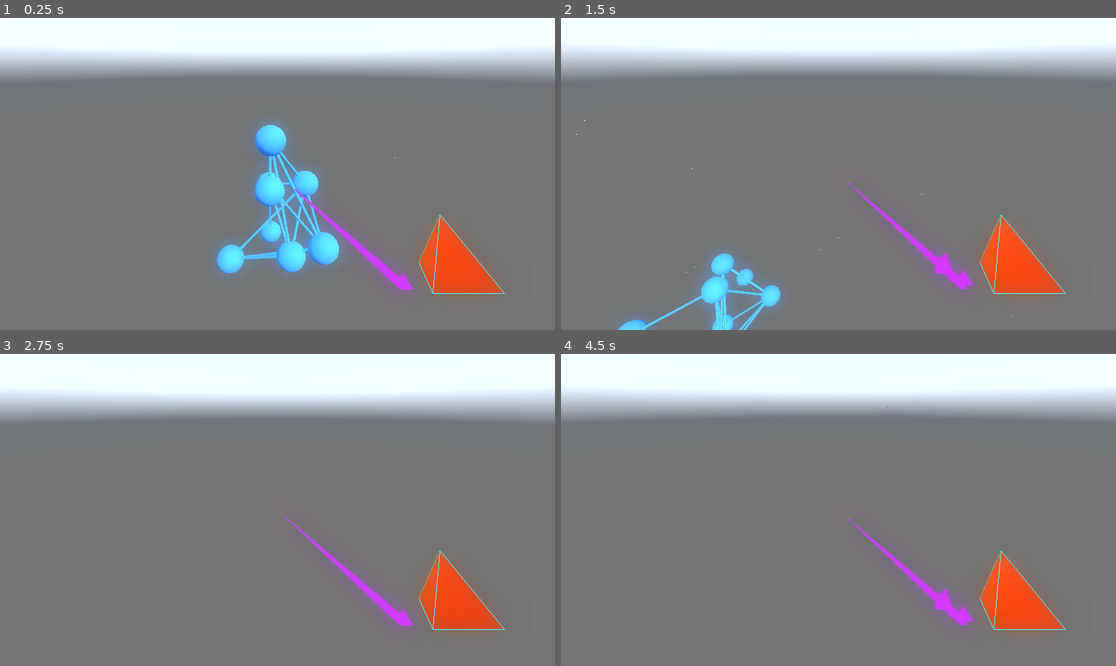
Above: before the commit, frames 1-4 (two rows, left to right).
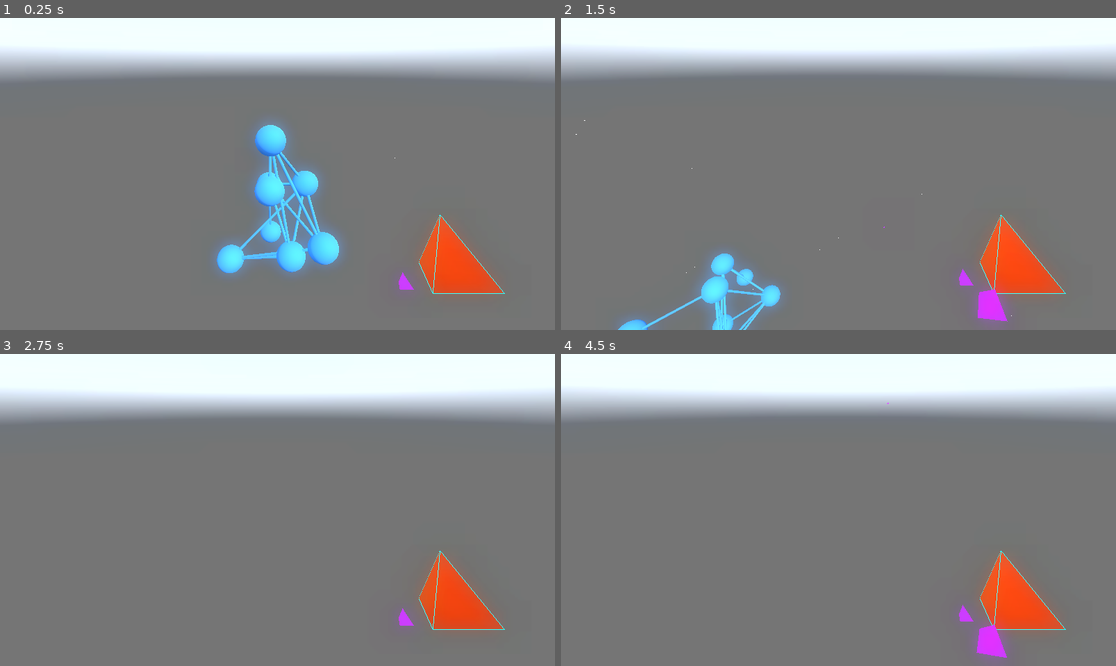
Above: after the commit, the same moments.

Repository: Zaffer/rulial_space
Game: Godot game, scene res://main.tscn
The game is run twice, just before and just after one commit, with the same random seed, the same clock (stepped at 60 frames per second) and the same inputs. A sky picture missing from this copy of the repository is replaced by a grey-blue gradient.
Inputs (mouse positions are in pixels of both pictures, inside the frame that each line leads up to):
- Up to frame 1 (0.25 s): no input
- Up to frame 2 (1.5 s): tap Enter (ui_accept) at 0.5, 0.77 s; move the mouse to (960, 158) at 0.52 s; hold D 0.53-1.28 s; hold E 0.53-1.28 s; click (960, 158) at 0.67 s; move the mouse to (810, 174) at 1.27 s; hold W from 1.28 s (still down); tap Q at 1.35 s; click (810, 174) at 1.42 s
- Up to frame 3 (2.75 s): keep holding W; tap Enter (ui_accept) at 1.52 s; move the mouse to (288, 503) at 2.02 s; hold Shift from 2.03 s (still down); click (288, 503) at 2.17 s
- Up to frame 4 (4.5 s): keep holding W; tap Enter (ui_accept) at 2.75, 3.02, 3.5, 3.77, 4.25 s; move the mouse to (832, 516) at 2.77 s; release Shift at 2.78 s; tap E at 2.85 s; click (832, 516) at 2.92 s; move the mouse to (877, 513) at 3.52 s; hold Q 3.53-4.28 s; click (877, 513) at 3.67 s; move the mouse to (794, 506) at 4.27 s; tap Shift at 4.35 s; click (794, 506) at 4.42 s

The runs differ from the first frame. In frame 1, 0.5% of the frame differs, in the area x 51-73%, y 52-87%; in frame 2, 1.2%, in the area x 51-81%, y 52-98%; in frame 3, 0.5%; in frame 4, 1.1%.

Commit message:
Refactor input handling: unify shooting and laser actions across input systems, transitioning to continuous signal emissions for improved responsiveness.

Diff:
--- a/player/camera.gd
+++ b/player/camera.gd
@@ -29,7 +29,7 @@
 var spaceship: CharacterBody3D
 var last_shot_time := 0
 var weapon_light: OmniLight3D
-var auto_fire_active := false
+var is_laser_active := false
 
 func _ready():
 	_setup_spaceship()
@@ -83,7 +83,10 @@
 			DisplayServer.window_set_mode(DisplayServer.WINDOW_MODE_WINDOWED)
 
 func _process(delta):
-	# Use InputManager for all input
+	# Reset laser state each frame - will be set to true by signal if active this frame
+	is_laser_active = false
+
+	# Use InputManager for all input (this will emit signals that set is_laser_active)
 	if input_manager:
 		input_manager.process_input(delta)
 
@@ -96,10 +99,8 @@
 		_apply_movement_from_input_manager(movement_vector, boost_modifier, delta)
 		_apply_look_from_input_manager(look_delta)
 
-	# Handle auto-fire
-	if auto_fire_active and Time.get_ticks_msec() - last_shot_time > shoot_cooldown * 1000:
-		shoot_projectile()
-		last_shot_time = Time.get_ticks_msec()
+	# Handle laser (will be active if signal was emitted this frame)
+	_handle_laser(is_laser_active)
 
 	_update_spaceship_position()
 
@@ -179,30 +180,18 @@
 	input_manager.initialize(self)
 
 	# Connect to input manager signals
-	input_manager.shoot_once.connect(_on_shoot_once)
-	input_manager.auto_fire_started.connect(_on_auto_fire_started)
-	input_manager.auto_fire_stopped.connect(_on_auto_fire_stopped)
-	input_manager.laser_started.connect(_on_laser_started)
-	input_manager.laser_stopped.connect(_on_laser_stopped)
+	input_manager.shoot.connect(_on_shoot)
+	input_manager.laser.connect(_on_laser)
 	input_manager.flight_mode_changed.connect(_on_flight_mode_changed)
 
 # Input action handlers
-func _on_shoot_once():
+func _on_shoot():
 	if Time.get_ticks_msec() - last_shot_time > shoot_cooldown * 1000:
 		shoot_projectile()
 		last_shot_time = Time.get_ticks_msec()
 
-func _on_auto_fire_started():
-	auto_fire_active = true
-
-func _on_auto_fire_stopped():
-	auto_fire_active = false
-
-func _on_laser_started():
-	_handle_laser(true)
-
-func _on_laser_stopped():
-	_handle_laser(false)
+func _on_laser():
+	is_laser_active = true
 
 func _on_flight_mode_changed(_mode: String):
 	# Handle flight mode changes (if needed)
--- a/player/input/controller_input.gd
+++ b/player/input/controller_input.gd
@@ -12,18 +12,15 @@
 var accumulated_look_delta := Vector2.ZERO
 var current_movement := Vector3.ZERO
 var current_boost_modifier := 1.0
-var last_shoot_state := false
-var last_laser_state := false
+var is_shooting := false
+var is_laser_active := false
 
 # Reference to camera for coordinate transforms
 var camera: Camera3D
 
 # Signals for actions
-signal shoot_once_requested
-signal auto_fire_started
-signal auto_fire_stopped
-signal laser_started
-signal laser_stopped
+signal shoot  # Emitted continuously while button held
+signal laser  # Emitted continuously while button held
 
 func initialize(camera_ref: Camera3D) -> void:
 	camera = camera_ref
@@ -40,7 +37,20 @@
 	_update_look_input(delta)
 	_update_movement_input(delta)
 	_update_boost_input()
-	_update_action_input()
+	_update_action_states()
+	_emit_continuous_actions()
+
+func _update_action_states() -> void:
+	# Update action states based on current button presses
+	is_shooting = Input.is_joy_button_pressed(0, JOY_BUTTON_A) or Input.is_joy_button_pressed(0, JOY_BUTTON_RIGHT_SHOULDER)
+	is_laser_active = Input.is_joy_button_pressed(0, JOY_BUTTON_B)
+
+func _emit_continuous_actions() -> void:
+	# Emit continuous action signals while buttons are held
+	if is_shooting:
+		shoot.emit()
+	if is_laser_active:
+		laser.emit()
 
 func _update_look_input(delta: float) -> void:
 	# Controller look with right stick
@@ -87,24 +97,6 @@
 	# Check for boost input (Left Shoulder button)
 	current_boost_modifier = boost_multiplier if Input.is_joy_button_pressed(0, JOY_BUTTON_LEFT_SHOULDER) else 1.0
 
-func _update_action_input() -> void:
-	# Handle controller button actions with edge detection
-
-	# A button or Right Shoulder - Shooting (emit only on press, not hold)
-	var shoot_pressed = Input.is_joy_button_pressed(0, JOY_BUTTON_A) or Input.is_joy_button_pressed(0, JOY_BUTTON_RIGHT_SHOULDER)
-	if shoot_pressed and not last_shoot_state:
-		shoot_once_requested.emit()
-	last_shoot_state = shoot_pressed
-
-	# B button - Laser (emit on state change)
-	var laser_active = Input.is_joy_button_pressed(0, JOY_BUTTON_B)
-	if laser_active != last_laser_state:
-		last_laser_state = laser_active
-		if laser_active:
-			laser_started.emit()
-		else:
-			laser_stopped.emit()
-
 # Interface implementation
 func get_movement_vector() -> Vector3:
 	return current_movement
--- a/player/input/input_manager.gd
+++ b/player/input/input_manager.gd
@@ -4,13 +4,10 @@
 # Coordinates between different input handlers and emits unified signals
 # Manages priority between input types (mobile overrides others when active)
 
-# Signal definitions for discrete events
-signal shoot_once
-signal auto_fire_started
-signal auto_fire_stopped
-signal laser_started
-signal laser_stopped
-signal flight_mode_changed(mode: String)  # "NORMAL" or "BOOST"
+# Signal definitions for continuous actions
+signal shoot  # Emitted continuously while shoot button/gesture is held
+signal laser  # Emitted continuously while laser button/gesture is held
+signal flight_mode_changed(mode: String)  # "NORMAL" or "BOOST" (for mobile only)
 
 # Input handlers (will be properly typed once handler files exist)
 var keyboard_mouse_handler
@@ -38,38 +35,24 @@
 func _connect_handler_signals() -> void:
 	# Connect signals from all handlers to forward them
 	if keyboard_mouse_handler:
-		keyboard_mouse_handler.shoot_once_requested.connect(_on_shoot_once)
-		keyboard_mouse_handler.laser_started.connect(_on_laser_started)
-		keyboard_mouse_handler.laser_stopped.connect(_on_laser_stopped)
+		keyboard_mouse_handler.shoot.connect(_on_shoot)
+		keyboard_mouse_handler.laser.connect(_on_laser)
 
 	if controller_handler:
-		controller_handler.shoot_once_requested.connect(_on_shoot_once)
-		controller_handler.laser_started.connect(_on_laser_started)
-		controller_handler.laser_stopped.connect(_on_laser_stopped)
+		controller_handler.shoot.connect(_on_shoot)
+		controller_handler.laser.connect(_on_laser)
 
 	if mobile_handler:
-		mobile_handler.shoot_once_requested.connect(_on_shoot_once)
-		mobile_handler.auto_fire_started.connect(_on_auto_fire_started)
-		mobile_handler.auto_fire_stopped.connect(_on_auto_fire_stopped)
-		mobile_handler.laser_started.connect(_on_laser_started)
-		mobile_handler.laser_stopped.connect(_on_laser_stopped)
+		mobile_handler.shoot.connect(_on_shoot)
+		mobile_handler.laser.connect(_on_laser)
 		mobile_handler.flight_mode_changed.connect(_on_flight_mode_changed)
 
 # Signal forwarders
-func _on_shoot_once() -> void:
-	shoot_once.emit()
+func _on_shoot() -> void:
+	shoot.emit()
 
-func _on_auto_fire_started() -> void:
-	auto_fire_started.emit()
-
-func _on_auto_fire_stopped() -> void:
-	auto_fire_stopped.emit()
-
-func _on_laser_started() -> void:
-	laser_started.emit()
-
-func _on_laser_stopped() -> void:
-	laser_stopped.emit()
+func _on_laser() -> void:
+	laser.emit()
 
 func _on_flight_mode_changed(mode: String) -> void:
 	current_flight_mode = mode
--- a/player/input/keyboard_mouse_input.gd
+++ b/player/input/keyboard_mouse_input.gd
@@ -12,19 +12,15 @@
 var accumulated_look_delta := Vector2.ZERO
 var current_movement := Vector3.ZERO
 var current_boost_modifier := 1.0
-var should_shoot_once := false
-var should_auto_fire := false
-var should_laser := false
+var is_shooting := false
+var is_laser_active := false
 
 # Reference to camera for coordinate transforms
 var camera: Camera3D
 
 # Signals for actions
-signal shoot_once_requested
-signal auto_fire_started
-signal auto_fire_stopped
-signal laser_started
-signal laser_stopped
+signal shoot  # Emitted continuously while button held
+signal laser  # Emitted continuously while button held
 
 func initialize(camera_ref: Camera3D) -> void:
 	camera = camera_ref
@@ -41,13 +37,9 @@
 func _handle_mouse_buttons(event: InputEvent) -> void:
 	if event is InputEventMouseButton:
 		if event.button_index == MOUSE_BUTTON_LEFT:
-			if event.pressed:
-				shoot_once_requested.emit()
+			is_shooting = event.pressed
 		elif event.button_index == MOUSE_BUTTON_RIGHT:
-			if event.pressed:
-				laser_started.emit()
-			else:
-				laser_stopped.emit()
+			is_laser_active = event.pressed
 
 func _handle_mouse_look(event: InputEvent) -> void:
 	if event is InputEventMouseMotion and Input.get_mouse_mode() == Input.MOUSE_MODE_CAPTURED:
@@ -65,17 +57,18 @@
 func process_input(_delta: float) -> void:
 	_update_movement_input()
 	_update_boost_input()
-	_update_action_input()
+	_emit_continuous_actions()
+
+func _emit_continuous_actions() -> void:
+	# Emit continuous action signals while buttons are held
+	if is_shooting:
+		shoot.emit()
+	if is_laser_active:
+		laser.emit()
 
 func _update_action_input() -> void:
-	# Check for continuous mouse button states
-	var laser_active = Input.is_mouse_button_pressed(MOUSE_BUTTON_RIGHT)
-	if laser_active != should_laser:
-		should_laser = laser_active
-		if should_laser:
-			laser_started.emit()
-		else:
-			laser_stopped.emit()
+	# No longer needed - handled by mouse button events and continuous signals
+	pass
 
 func _update_movement_input() -> void:
 	# Calculate keyboard movement in camera's local coordinate system
--- a/player/input/mobile_input.gd
+++ b/player/input/mobile_input.gd
@@ -36,12 +36,12 @@
 var boost_multiplier := 5.0
 
 # Signals for actions
-signal shoot_once_requested
-signal auto_fire_started
-signal auto_fire_stopped
-signal laser_started
-signal laser_stopped
+signal shoot  # Emitted continuously while shooting gesture is active
+signal laser  # Emitted continuously while laser gesture is active
 signal flight_mode_changed(mode: String)
+
+# Note: Mobile input currently uses tap patterns for actions
+# For now, emitting single shots on taps - can be enhanced later for continuous
 
 func initialize(camera_ref: Camera3D) -> void:
 	camera = camera_ref
@@ -109,6 +109,16 @@
 	if touch_count >= 2:
 		_handle_multi_finger_gestures(_delta)
 
+	# Emit continuous signals based on current weapon mode
+	_emit_continuous_actions()
+
+func _emit_continuous_actions() -> void:
+	# Emit continuous signals while gestures are active
+	if mobile_weapon_mode == "AUTO_FIRE":
+		shoot.emit()
+	elif mobile_weapon_mode == "LASER_BEAM":
+		laser.emit()
+
 	# Update boost modifier based on flight mode
 	current_boost_modifier = boost_multiplier if mobile_flight_mode == "BOOST" else 1.0
 
@@ -138,7 +148,7 @@
 	if mobile_tap_count > 0 and current_time - mobile_tap_count_timer > mobile_tap_sequence_timeout:
 		if mobile_tap_count == 1 and mobile_weapon_mode == "NONE":
 			# Single tap that timed out - shoot once
-			shoot_once_requested.emit()
+			shoot.emit()
 		mobile_tap_count = 0
 
 func _process_tap_sequences(finger_id: int) -> void:
@@ -155,27 +165,27 @@
 	if mobile_tap_count == 1:
 		# Single tap - shoot once
 		if mobile_weapon_mode == "NONE":
-			shoot_once_requested.emit()
+			shoot.emit()
 	elif mobile_tap_count == 2:
 		if finger_still_down:
 			# Double tap + hold - enter auto-fire
 			mobile_weapon_mode = "AUTO_FIRE"
 			mobile_weapon_finger = finger_id
-			auto_fire_started.emit()
+			# Note: Continuous shooting will be handled by checking weapon mode
 		else:
 			# Just double tap without hold - shoot once
 			if mobile_weapon_mode == "NONE":
-				shoot_once_requested.emit()
+				shoot.emit()
 	elif mobile_tap_count >= 3:
 		if finger_still_down:
 			# Triple tap + hold - enter laser mode
 			mobile_weapon_mode = "LASER_BEAM"
 			mobile_weapon_finger = finger_id
-			laser_started.emit()
+			# Note: Continuous laser will be handled by checking weapon mode
 		else:
 			# Just triple tap without hold - shoot once
 			if mobile_weapon_mode == "NONE":
-				shoot_once_requested.emit()
+				shoot.emit()
 
 	# Reset tap count
 	mobile_tap_count = 0
@@ -216,10 +226,7 @@
 func _handle_mobile_release(finger_id: int) -> void:
 	# If releasing weapon finger, stop weapon mode
 	if finger_id == mobile_weapon_finger:
-		if mobile_weapon_mode == "AUTO_FIRE":
-			auto_fire_stopped.emit()
-		elif mobile_weapon_mode == "LASER_BEAM":
-			laser_stopped.emit()
+		# Note: Continuous signals will stop automatically when finger is released
 		mobile_weapon_mode = "NONE"
 		mobile_weapon_finger = -1
 
